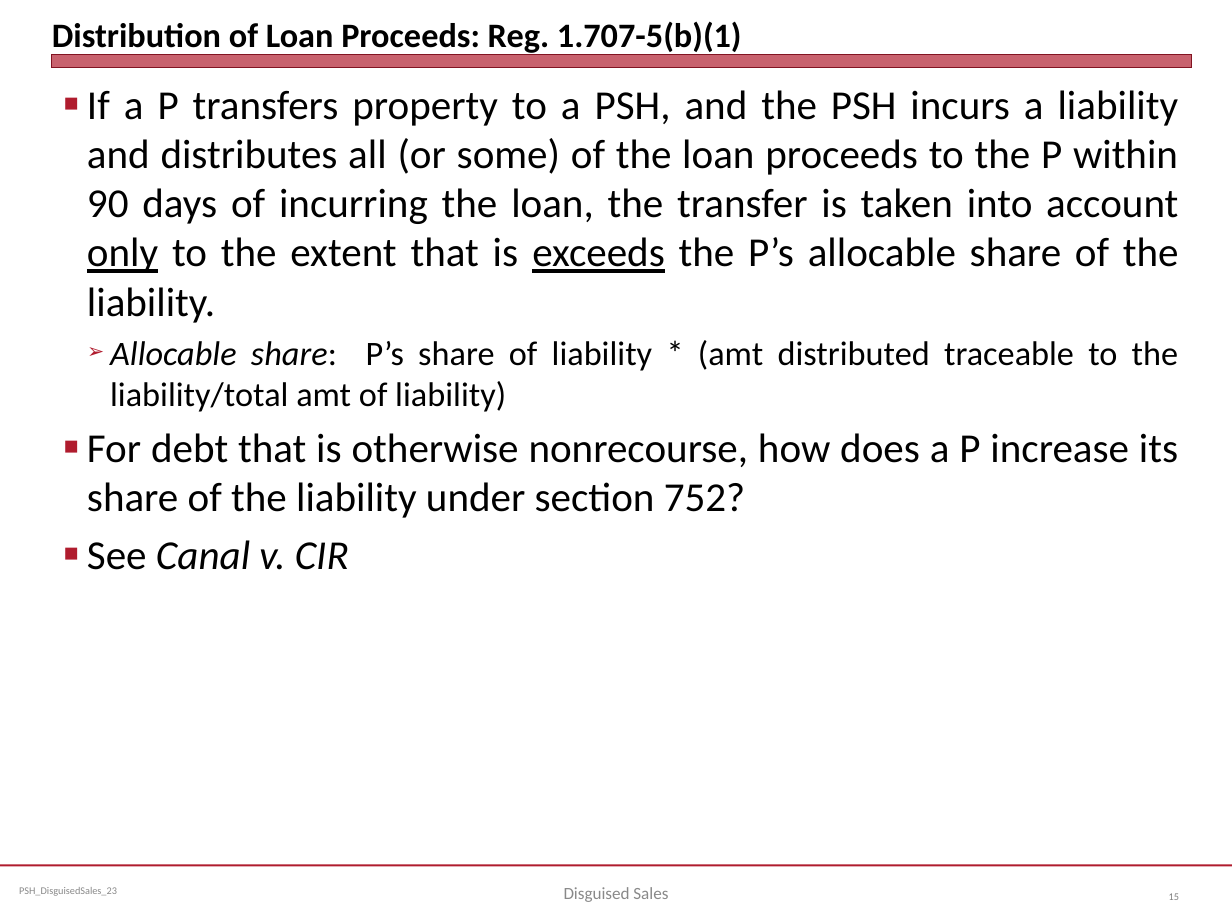
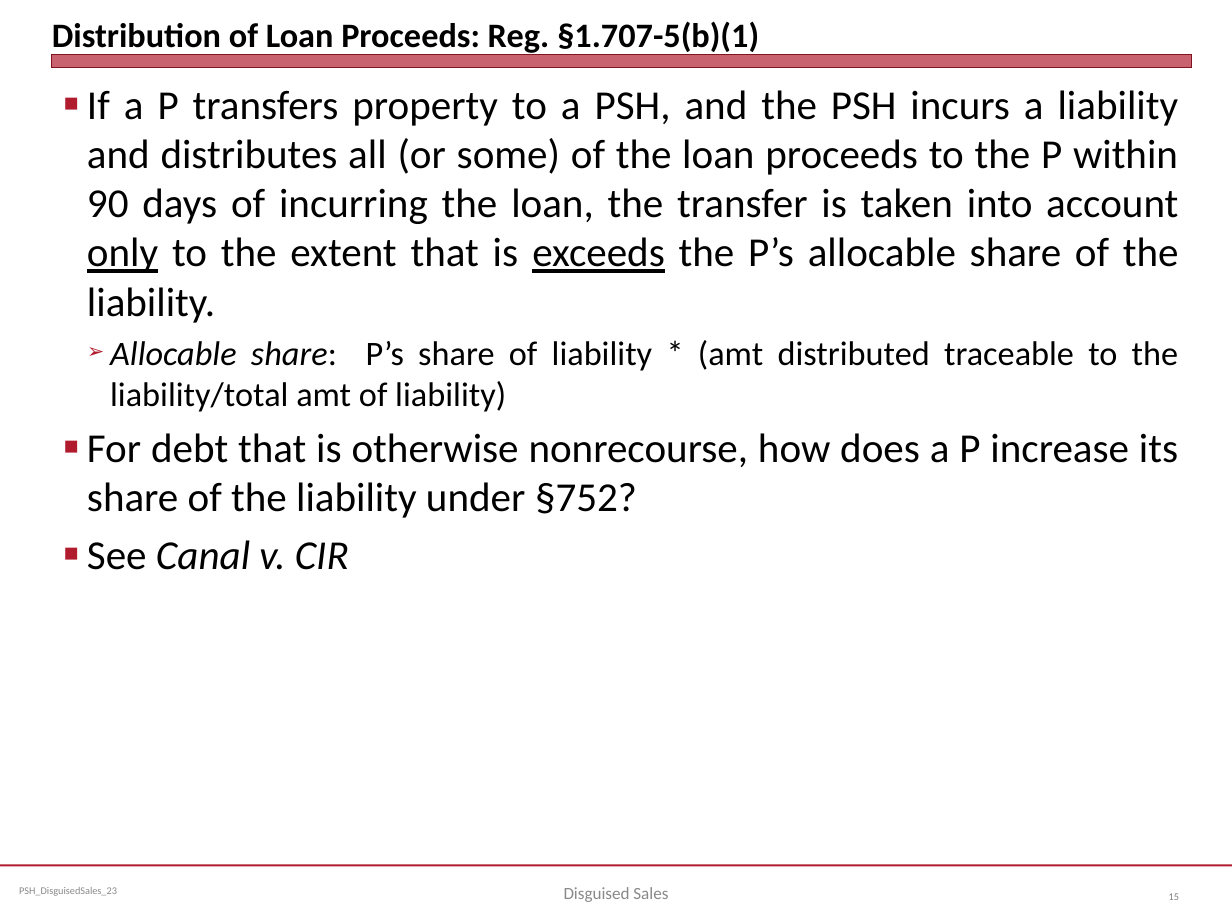
Before and after one commit to jmc877/Partnership-Tax, a slide deck: slide 15 of slides/PSH_DisguisedSales_23.pptx. Drawn at 1232x924 pixels with LibreOffice and Linux fonts; fonts in the diff are those of the drawing. Boxes give left, top, right and bottom in pixels: in the first picture for what was removed or moved away, otherwise in the second. Text is boxed around its words. In the diff, an @@ line names an element or a change of style, - is before the commit and + after.

```diff
--- a/slides/PSH_DisguisedSales_23.pptx
+++ b/slides/PSH_DisguisedSales_23.pptx
@@ title at [52,21,759,56]: text changed @@
-Distribution of Loan Proceeds: Reg. 1.707-5(b)(1)
+Distribution of Loan Proceeds: Reg. §1.707-5(b)(1)
@@ text at [87,433,1178,518]: text changed @@
-■ For debt that is otherwise nonrecourse, how does a P increase its share of the liability under section 752?
+■ For debt that is otherwise nonrecourse, how does a P increase its share of the liability under §752?
```
